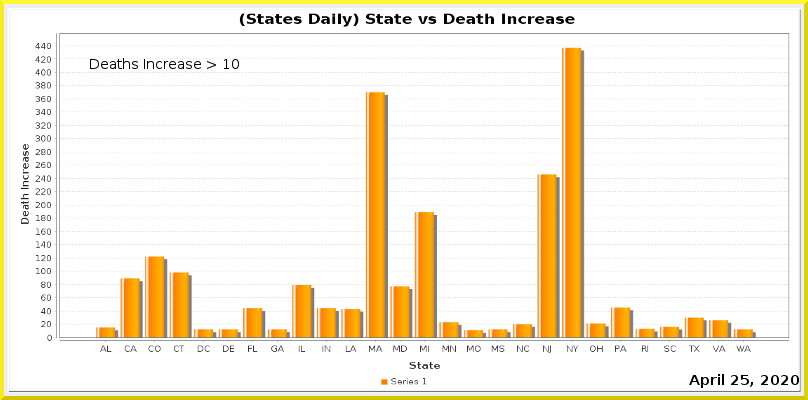
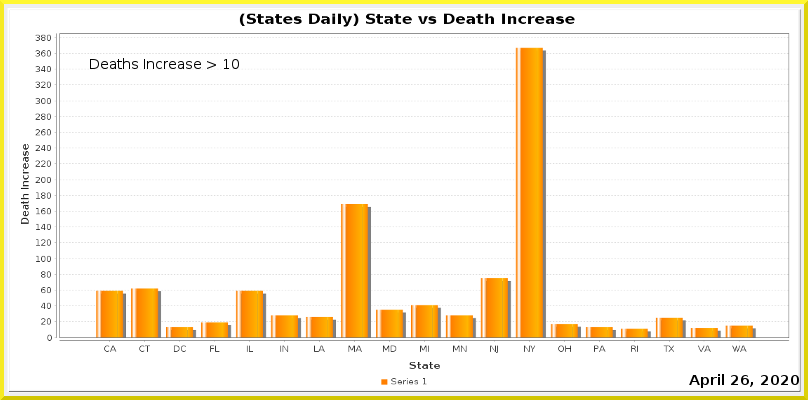
Before/after of a 808×400 layered artwork. What changed in the layer stack:
painted on "Current Date" over <box>741,375,749,385</box>
painted on "Date_vs_TestIncrease.png" over <box>35,34,789,353</box>
